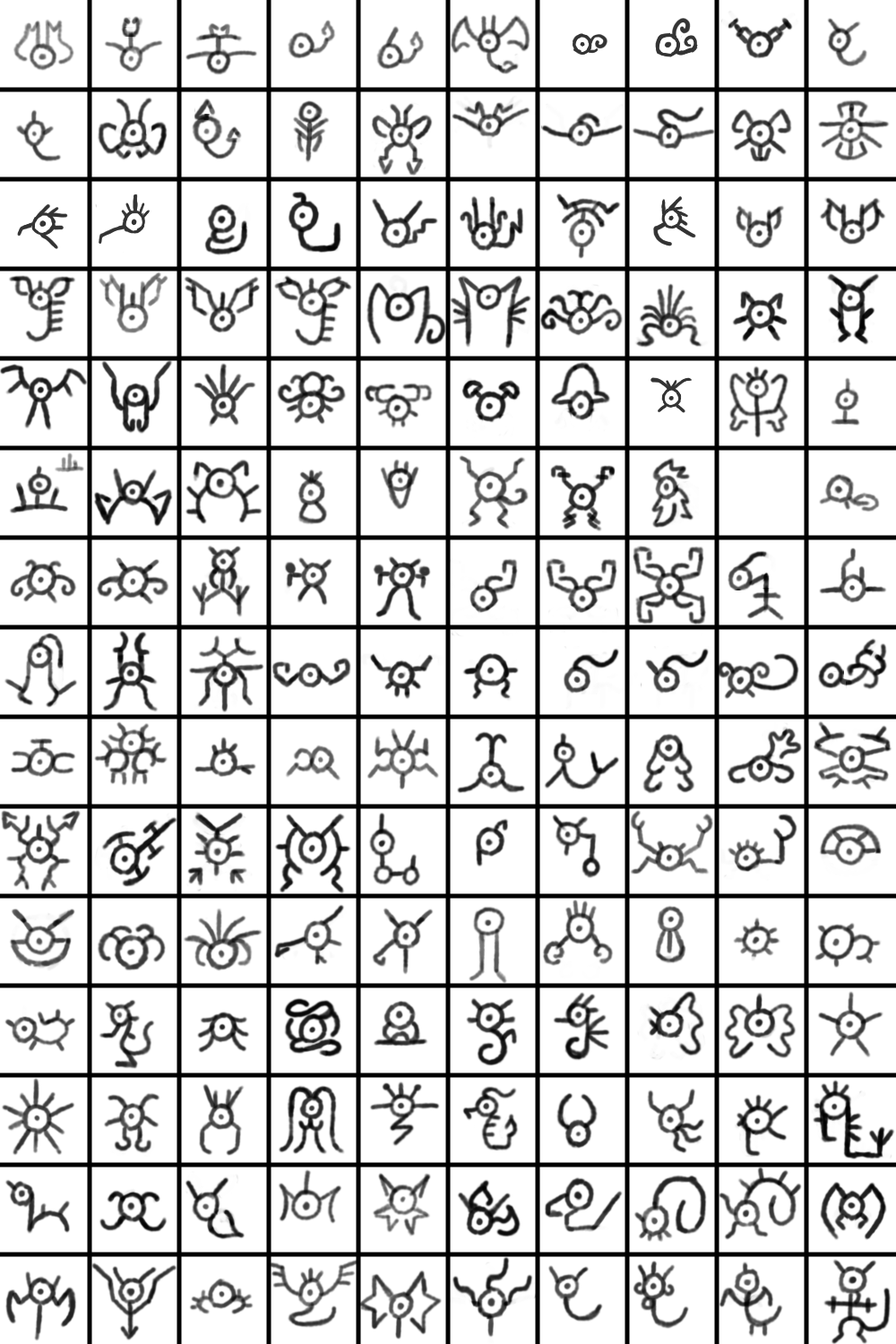
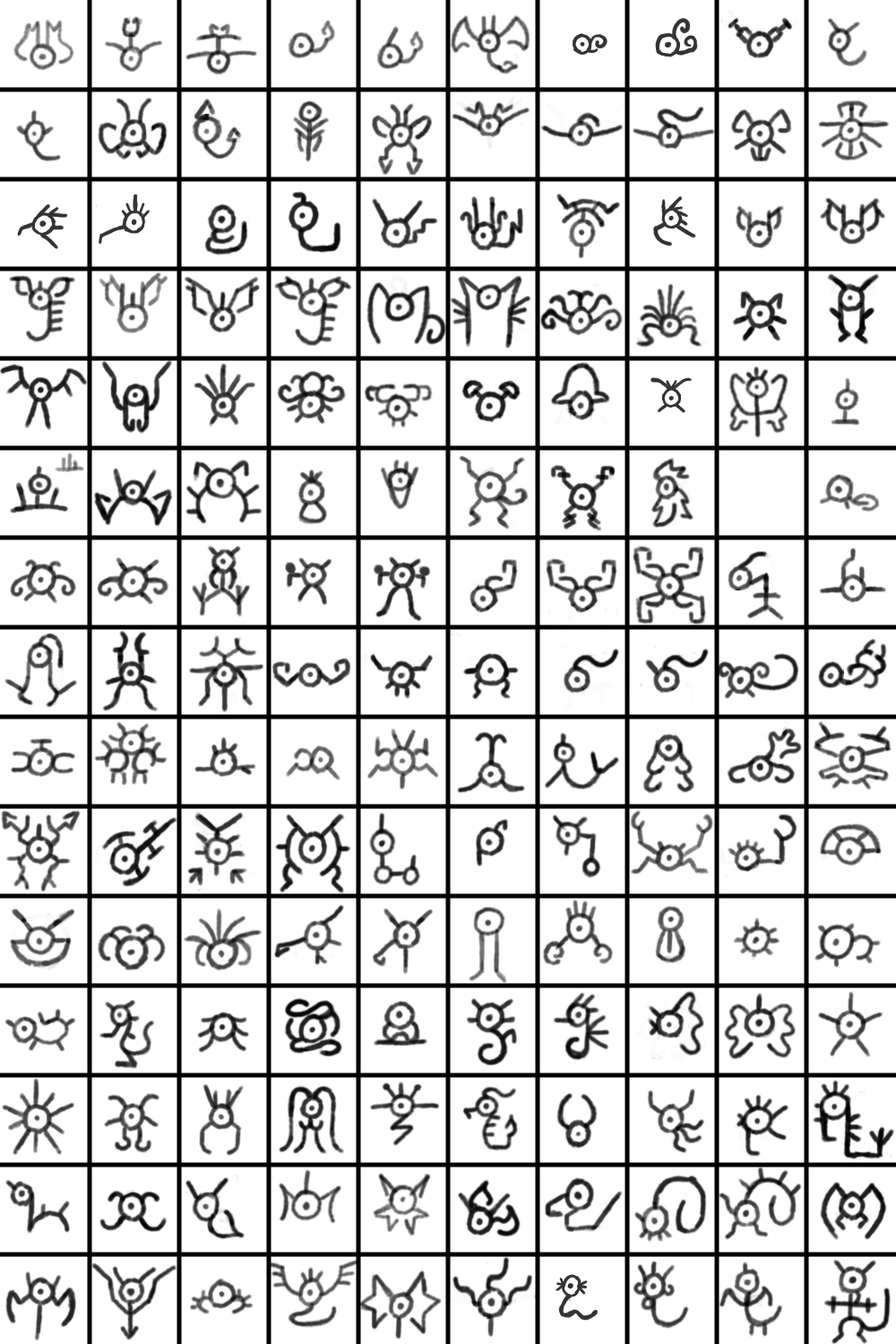
The second 896px x 1344px image is a revision of the first. Changes to its layers:
painted on "Paint Layer 1" over [547, 1264, 603, 1323]
